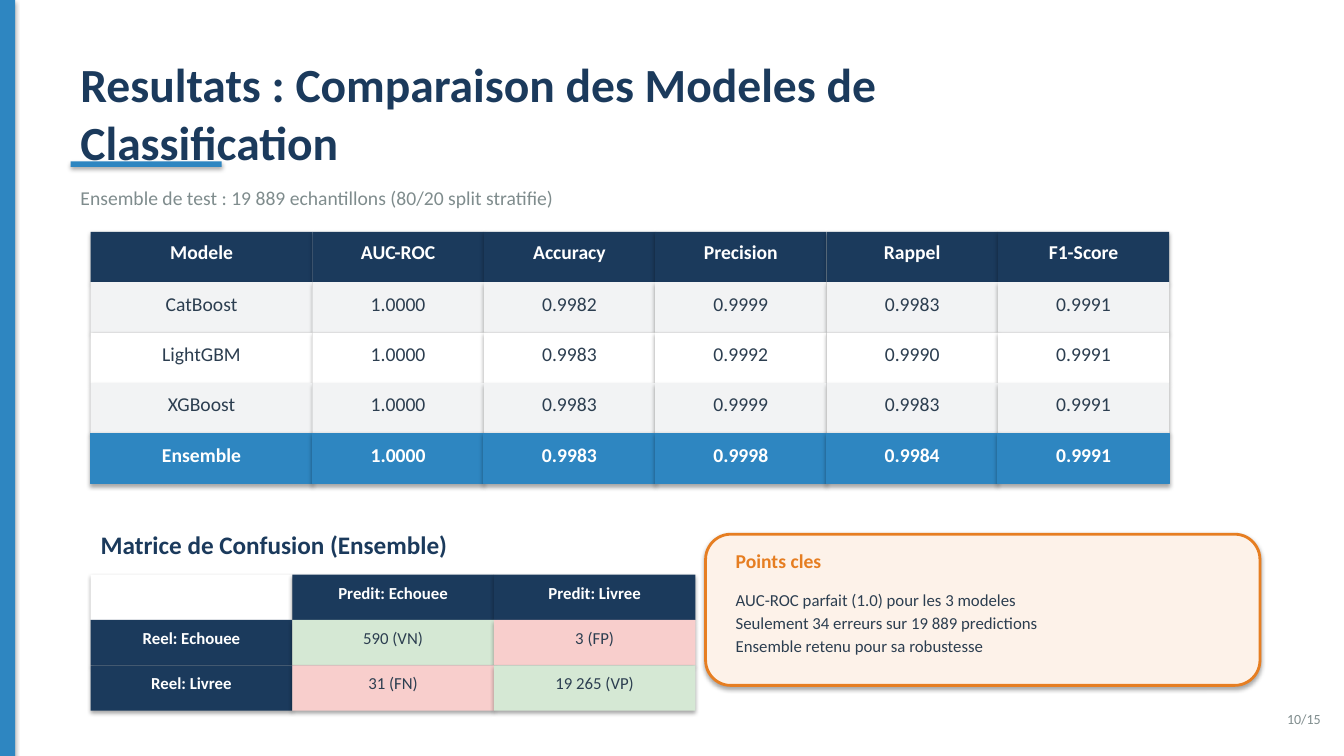
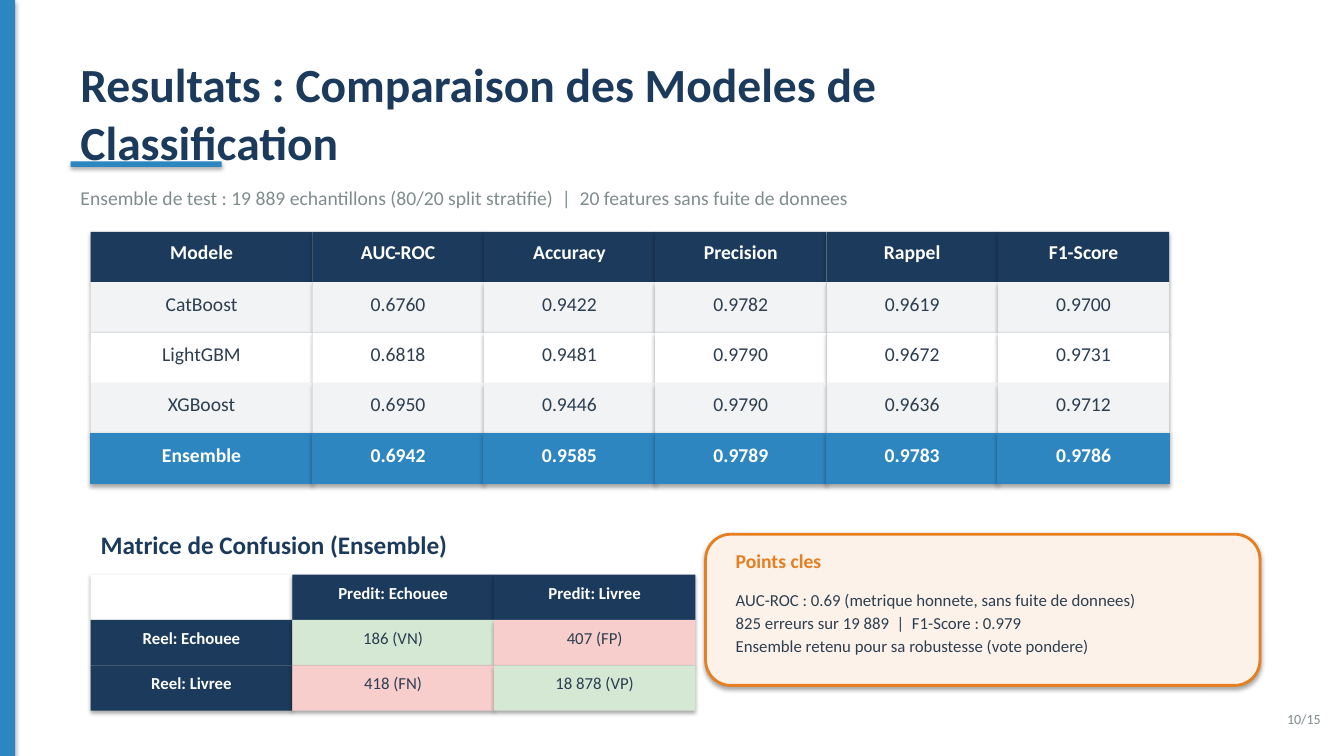
Before and after one commit to amine-dubs/COD-CRM, a slide deck: slide 10 of docs/presentation.pptx. Drawn at 1344x756 pixels with LibreOffice and Linux fonts; fonts in the diff are those of the drawing. Boxes give left, top, right and bottom in pixels: in the first picture for what was removed or moved away, otherwise in the second. Text is boxed around its words. In the diff, an @@ line names an element or a change of style, - is before the commit and + after.

```diff
--- a/docs/presentation.pptx
+++ b/docs/presentation.pptx
@@ text at box(80, 191, 847, 208): text changed @@
-Ensemble de test : 19 889 echantillons (80/20 split stratifie)
+Ensemble de test : 19 889 echantillons (80/20 split stratifie) | 20 features sans fuite de donnees
@@ text at box(371, 297, 426, 311): text changed @@
-1.0000
+0.6760
@@ text at box(542, 298, 597, 311): text changed @@
-0.9982
+0.9422
@@ text at box(713, 297, 768, 311): text changed @@
-0.9999
+0.9782
@@ text at box(885, 297, 940, 311): text changed @@
-0.9983
+0.9619
@@ text at box(1056, 298, 1111, 311): text changed @@
-0.9991
+0.9700
@@ text at box(371, 347, 426, 361): text changed @@
-1.0000
+0.6818
@@ text at box(542, 347, 597, 361): text changed @@
-0.9983
+0.9481
@@ text at box(713, 348, 768, 361): text changed @@
-0.9992
+0.9790
@@ text at box(885, 347, 940, 361): text changed @@
-0.9990
+0.9672
@@ text at box(1056, 348, 1111, 361): text changed @@
-0.9991
+0.9731
@@ text at box(371, 397, 426, 411): text changed @@
-1.0000
+0.6950
@@ text at box(542, 397, 597, 411): text changed @@
-0.9983
+0.9446
@@ text at box(713, 398, 768, 411): text changed @@
-0.9999
+0.9790
@@ text at box(885, 397, 940, 411): text changed @@
-0.9983
+0.9636
@@ text at box(1056, 398, 1111, 411): text changed @@
-0.9991
+0.9712
@@ text at box(371, 448, 426, 462): text changed @@
-1.0000
+0.6942
@@ text at box(542, 448, 597, 462): text changed @@
-0.9983
+0.9585
@@ text at box(713, 448, 768, 462): text changed @@
-0.9998
+0.9789
@@ text at box(885, 448, 940, 462): text changed @@
-0.9984
+0.9783
@@ text at box(1056, 448, 1111, 462): text changed @@
-0.9991
+0.9786
@@ text at box(736, 594, 1136, 655): text changed @@
-AUC-ROC parfait (1.0) pour les 3 modeles
-Seulement 34 erreurs sur 19 889 predictions
-Ensemble retenu pour sa robustesse
+AUC-ROC : 0.69 (metrique honnete, sans fuite de donnees)
+825 erreurs sur 19 889 | F1-Score : 0.979
+Ensemble retenu pour sa robustesse (vote pondere)
@@ text at box(363, 632, 423, 646): text changed @@
-590 (VN)
+186 (VN)
@@ text at box(567, 632, 623, 646): text changed @@
-3 (FP)
+407 (FP)
@@ text at box(364, 677, 422, 691): text changed @@
-31 (FN)
+418 (FN)
@@ text at box(555, 677, 633, 691): text changed @@
-19 265 (VP)
+18 878 (VP)
```
Also in this commit, not shown: 3 other slides changed, 1 slide added, 1 slide removed, 9 other files.
